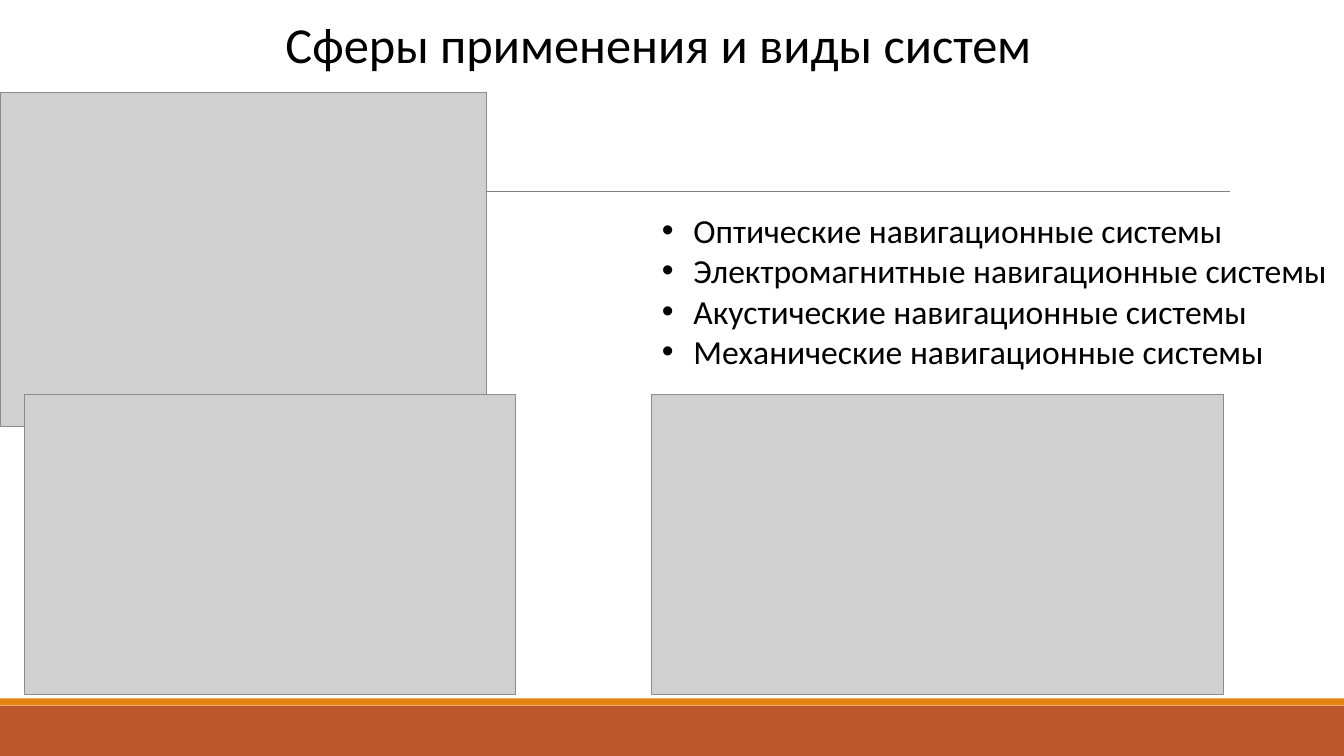
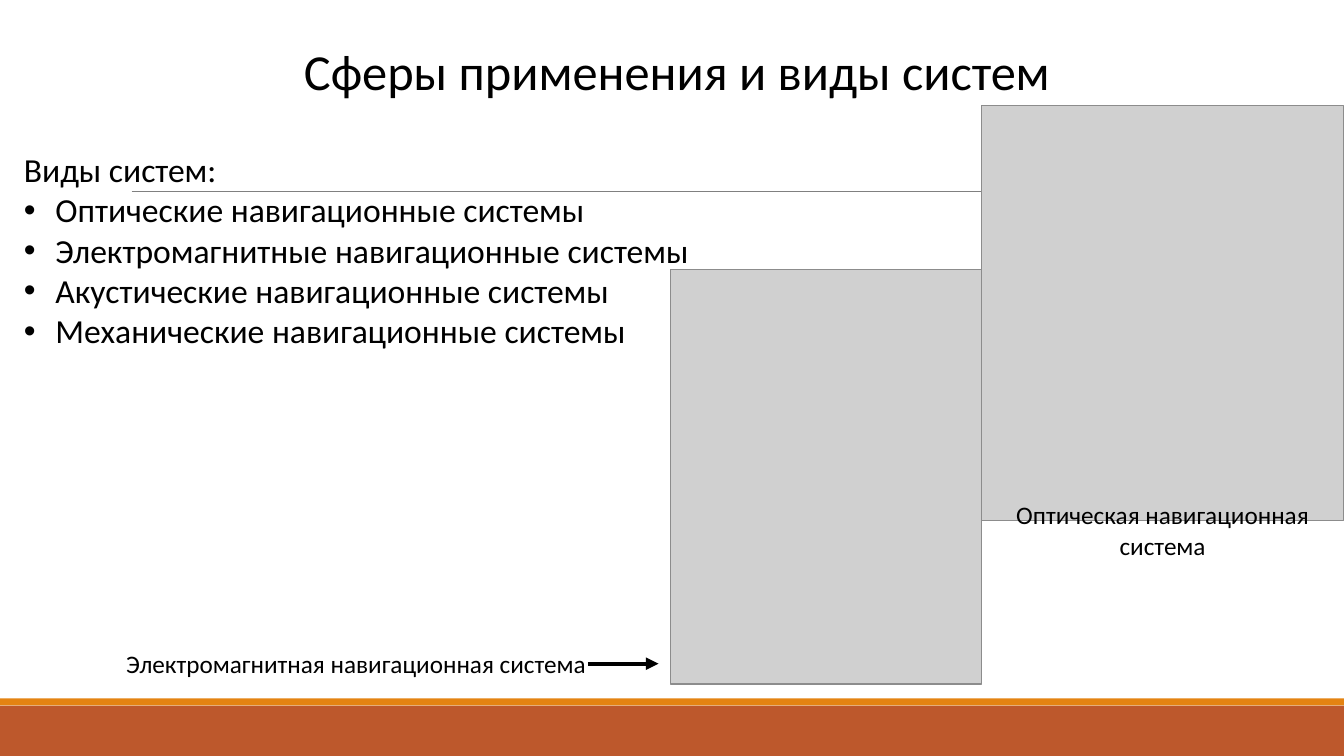
Before and after one commit to vladimirshilyaev/rk9students, a slide deck: slide 5 of doc/Ramzhaev/Presentation.pptx (slide 3 before the commit). Drawn at 1344x756 pixels with LibreOffice and Linux fonts; fonts in the diff are those of the drawing; grey boxes stand for pictures. Boxes give left, top, right and bottom in pixels: in the first picture for what was removed or moved away, otherwise in the second. Text is boxed around its words. In the diff, an @@ line names an element or a change of style, - is before the commit and + after.

```diff
--- a/doc/Ramzhaev/Presentation.pptx
+++ b/doc/Ramzhaev/Presentation.pptx
@@ text "Сферы применения и виды систем": place and size @@
-text "Сферы применения и виды систем" at (285,29,1032,72)
+text "Сферы применения и виды систем" at (304,56,1050,99)
@@ picture removed at (0,93,487,426) @@
@@ picture added at (981,106,1344,521) @@
@@ text "Виды систем:": place and size @@
-text "Виды систем:" at (693,221,1327,370)
+text "Виды систем:" at (24,160,689,349)
@@ text at (24,160,216,188): paragraph added @@
+Виды систем:
@@ picture added at (670,269,981,685) @@
@@ picture removed at (24,395,515,695) @@
@@ picture removed at (652,395,1224,695) @@
@@ text added at (1016,507,1308,555), 18 pt, text #000000 @@
+Оптическая навигационная система
@@ text added at (126,656,586,677), 18 pt, text #000000 @@
+Электромагнитная навигационная система
@@ arrow added from (588, 663) to (658, 663), #000000 3 pt @@
```
Also in this commit, not shown: 7 other slides changed, 4 slides added, 1 slide removed, 7 other files.
